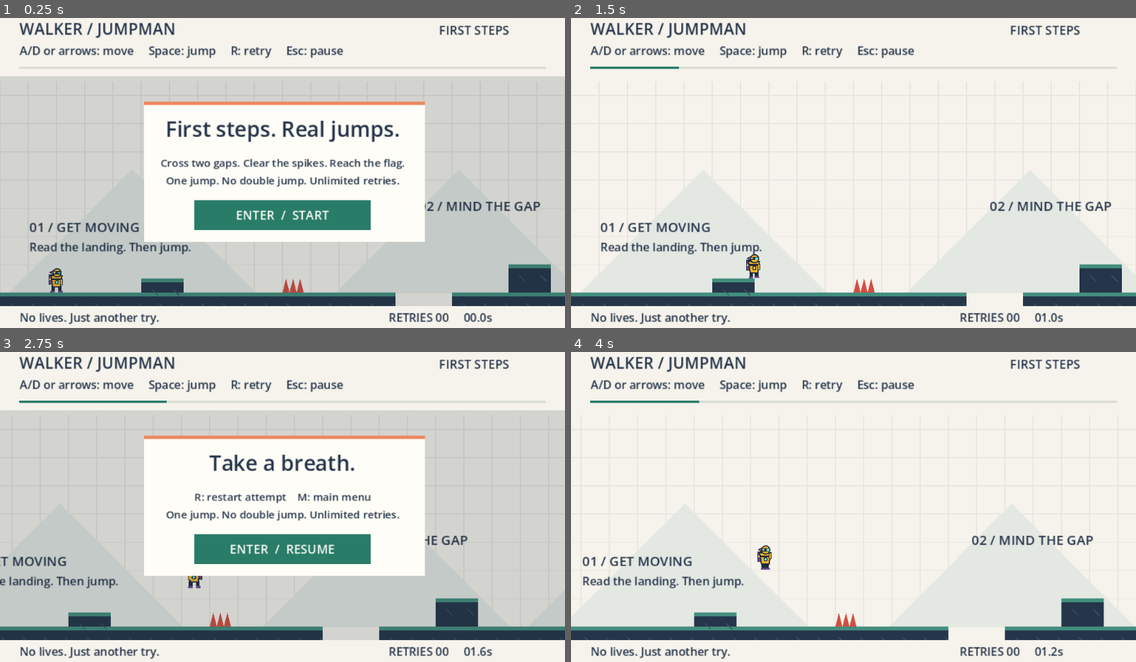
Above: before the commit, frames 1-4 (two rows, left to right).
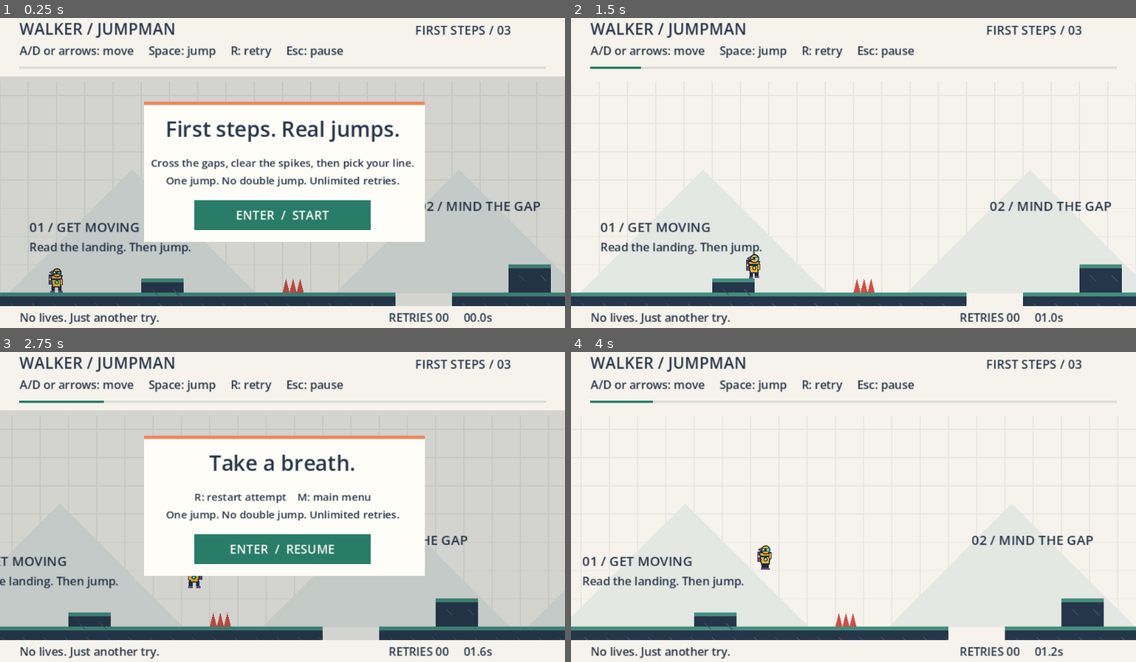
Above: after the commit, the same moments.

Repository: Zhaohui-Li111/walker-jumpman-zhaohui-li
Game: Godot game, scene res://game/main.tscn
Same seed, same stepped clock (60 frames per second), same inputs: the game is played once before the commit and once after it.
Inputs (mouse positions are in pixels of both pictures, inside the frame that each line leads up to):
- Up to frame 1 (0.25 s): no input
- Up to frame 2 (1.5 s): tap Enter (confirm) at 0.5, 1.35 s; move the mouse to (977, 154) at 0.52 s; hold Space (jump) 0.53-1.28 s; hold D (move_right) from 0.53 s (still down); click (977, 154) at 0.67 s; move the mouse to (740, 185) at 1.27 s
- Up to frame 3 (2.75 s): tap Space (jump) at 1.52, 1.55, 1.82 s; move the mouse to (339, 432) at 2.02 s; release D (move_right) at 2.03 s; hold A (move_left) from 2.03 s (still down); hold Space (jump) from 2.03 s (still down); tap P at 2.1 s
- Up to frame 4 (4 s): tap R (restart) at 2.75 s; move the mouse to (825, 565) at 2.77 s; release A (move_left) at 2.78 s; release Space (jump) at 2.78 s; hold D (move_right) from 2.78 s (still down); tap Space (jump) at 2.85, 3.02, 3.32, 3.77, 3.8 s; click (825, 565) at 2.92 s; move the mouse to (1023, 550) at 3.52 s; hold Enter (confirm) from 3.53 s (still down)

The runs differ from the first frame. In frame 1, 1.1% of the frame differs, in the area x 26-91%, y 2-49%; in frame 2, 0.4%; in frame 3, 0.4%; in frame 4, 0.4%.

Commit message:
Add Zone 03 fork and drive level drawing from the level data
Level widens 960 -> 1600 and the finish moves 916 -> 1548, so the original
route alone can no longer win. Zone 03 forks on a new pad: a low road with a
spike cluster and a pit, or a high line of three climbing ledges that ends by
running off onto the finish pad. Zones 01-02 are byte-identical and still
walkable.

Presentation had to follow, because the starter hard-coded several coordinates
that data alone does not move: the backdrop rect, the grid extent and the hill
positions now derive from level.width / level.hills; spike baselines come from
the hazard rect instead of a literal y=320; the flag pole stands on the finish
rect; zone labels moved into the level JSON; and the HUD progress bar derives
its span from spawn and finish instead of the old constant 852.

Diff:
--- a/godot/game/session.gd
+++ b/godot/game/session.gd
@@ -182,12 +182,16 @@
 	var font := ThemeDB.fallback_font
 	var ink := Color("25354a")
 	# All visual assets are original Godot vector drawing, not recovered art.
-	draw_rect(Rect2(-400, -200, 1800, 900), Color("f6f3ec"))
-	for x in range(0, 961, 32):
+	# Backdrop, grid and hills are derived from level.width / level.hills rather
+	# than the starter's literals, so widening the level cannot leave an unpainted
+	# strip past the old 960/1400 edges. See CHANGE-BRIEF.md section 3.
+	var width := int(level.width)
+	draw_rect(Rect2(-400, -200, width + 800, 900), Color("f6f3ec"))
+	for x in range(0, width + 1, 32):
 		draw_line(Vector2(x, 80), Vector2(x, 320), Color("e7e5df"), 1)
 	for y in range(96, 321, 32):
-		draw_line(Vector2(0, y), Vector2(960, y), Color("e7e5df"), 1)
-	for x in [100, 470, 770]:
+		draw_line(Vector2(0, y), Vector2(width, y), Color("e7e5df"), 1)
+	for x in level.hills:
 		draw_colored_polygon(PackedVector2Array([Vector2(x-90,320),Vector2(x+50,180),Vector2(x+190,320)]), Color("e4e8e3"))
 	for entry in level.solids:
 		var r := Rect2(entry[0], entry[1], entry[2], entry[3])
@@ -195,14 +199,20 @@
 		draw_rect(Rect2(r.position, Vector2(r.size.x, 4)), Color("438e7d"))
 		for x in range(int(r.position.x)+12, int(r.end.x), 24):
 			draw_line(Vector2(x, r.position.y+12), Vector2(x+7, r.position.y+19), Color("405166"), 1)
+	# Spike baseline and height come from the hazard rect itself. The starter
+	# pinned both to y=320; the second cluster happens to sit at y=320 too, so
+	# that literal would still have *looked* right while being wrong by luck.
 	for entry in level.hazards:
+		var base: float = entry[1] + entry[3]
+		var tip: float = entry[1]
 		for i in range(3):
 			var x: float = entry[0] + i*8
-			draw_colored_polygon(PackedVector2Array([Vector2(x,320),Vector2(x+4,304),Vector2(x+8,320)]), Color("d24e42"))
+			draw_colored_polygon(PackedVector2Array([Vector2(x,base),Vector2(x+4,tip),Vector2(x+8,base)]), Color("d24e42"))
+	# Flag pole stands on the bottom of the finish trigger, not on a literal 320.
 	var finish_x: float = level.finish[0]
-	draw_line(Vector2(finish_x+3, 320), Vector2(finish_x+3, 250), ink, 3)
-	draw_colored_polygon(PackedVector2Array([Vector2(finish_x+5,250),Vector2(finish_x+32,260),Vector2(finish_x+5,274)]), Color("287c68"))
-	draw_string(font, Vector2(33, 251), "01 / GET MOVING", HORIZONTAL_ALIGNMENT_LEFT, -1, 15, ink)
-	draw_string(font, Vector2(33, 273), "Read the landing. Then jump.", HORIZONTAL_ALIGNMENT_LEFT, -1, 13, ink)
-	draw_string(font, Vector2(474, 227), "02 / MIND THE GAP", HORIZONTAL_ALIGNMENT_LEFT, -1, 15, ink)
-	draw_string(font, Vector2(878, 225), "FINISH", HORIZONTAL_ALIGNMENT_LEFT, -1, 15, ink)
+	var finish_base: float = level.finish[1] + level.finish[3]
+	var finish_top: float = level.finish[1] - 14.0
+	draw_line(Vector2(finish_x+3, finish_base), Vector2(finish_x+3, finish_top), ink, 3)
+	draw_colored_polygon(PackedVector2Array([Vector2(finish_x+5,finish_top),Vector2(finish_x+32,finish_top+10),Vector2(finish_x+5,finish_top+24)]), Color("287c68"))
+	for entry in level.labels:
+		draw_string(font, Vector2(entry.at[0], entry.at[1]), entry.text, HORIZONTAL_ALIGNMENT_LEFT, -1, int(entry.size), ink)
--- a/godot/levels/first_steps.json
+++ b/godot/levels/first_steps.json
@@ -1,11 +1,36 @@
 {
   "id": "first-steps",
   "title": "First Steps",
-  "scope": "Control/retry slice, not the proposed full three-zone course",
-  "width": 960,
+  "scope": "Starter control/retry slice (x 0-960, unchanged) plus Zone 03 'Pick your line' added for walker-jumpman-zhaohui-li",
+  "width": 1600,
   "fall_y": 430,
   "spawn": [64, 320],
-  "solids": [[0, 320, 448, 64], [512, 320, 224, 64], [784, 320, 176, 64], [160, 304, 48, 16], [576, 288, 48, 32]],
-  "hazards": [[320, 304, 24, 16]],
-  "finish": [916, 264, 24, 56]
+  "solids": [
+    [0, 320, 448, 64],
+    [512, 320, 224, 64],
+    [784, 320, 176, 64],
+    [160, 304, 48, 16],
+    [576, 288, 48, 32],
+
+    [1016, 288, 112, 32],
+    [1152, 320, 232, 64],
+    [1168, 248, 56, 12],
+    [1264, 216, 80, 12],
+    [1392, 216, 96, 12],
+    [1448, 320, 152, 64]
+  ],
+  "hazards": [
+    [320, 304, 24, 16],
+    [1272, 304, 24, 16]
+  ],
+  "finish": [1548, 264, 24, 56],
+  "hills": [100, 470, 770, 1100, 1430],
+  "labels": [
+    {"at": [33, 251], "text": "01 / GET MOVING", "size": 15},
+    {"at": [33, 273], "text": "Read the landing. Then jump.", "size": 13},
+    {"at": [474, 227], "text": "02 / MIND THE GAP", "size": 15},
+    {"at": [990, 118], "text": "03 / PICK YOUR LINE", "size": 15},
+    {"at": [990, 138], "text": "Low road: spikes, then a pit.   High line: climb, then glide.", "size": 12},
+    {"at": [1506, 225], "text": "FINISH", "size": 15}
+  ]
 }
--- a/godot/ui/hud.gd
+++ b/godot/ui/hud.gd
@@ -18,10 +18,14 @@
 		return
 	draw_rect(Rect2(0,0,640,74), Color("f6f3ec"))
 	text_at("WALKER / JUMPMAN", Vector2(22,27), 18)
-	text_at("FIRST STEPS", Vector2(497,27), 14)
+	text_at("FIRST STEPS / 03", Vector2(470,27), 14)
 	text_at("A/D or arrows: move     Space: jump     R: retry     Esc: pause", Vector2(22,50), 13)
 	draw_rect(Rect2(22,63,596,3), Color("daddd6"))
-	var progress: float = clampf((game.player.position.x-64)/852, 0, 1)
+	# Derived from spawn and the finish trigger. The starter hard-coded 852
+	# (= old finish 916 minus spawn 64), which pegs at 100% once the flag moves.
+	var start_x: float = game.level.spawn[0]
+	var span: float = maxf(float(game.level.finish[0]) - start_x, 1.0)
+	var progress: float = clampf((game.player.position.x - start_x)/span, 0, 1)
 	draw_rect(Rect2(22,63,596*progress,3), Color("287c68"))
 	draw_rect(Rect2(0,335,640,25), Color("f6f3ec"))
 	text_at("No lives. Just another try.", Vector2(22,353), 13)
@@ -37,7 +41,7 @@
 	draw_rect(Rect2(163,103,318,159), Color("fffdf7"))
 	draw_rect(Rect2(163,103,318,4), Color("ef875f"))
 	var title := "First steps. Real jumps."
-	var detail := "Cross two gaps. Clear the spikes. Reach the flag."
+	var detail := "Cross the gaps, clear the spikes, then pick your line."
 	var button := "ENTER  /  START"
 	if game.state == game.State.PAUSED:
 		title = "Take a breath."
